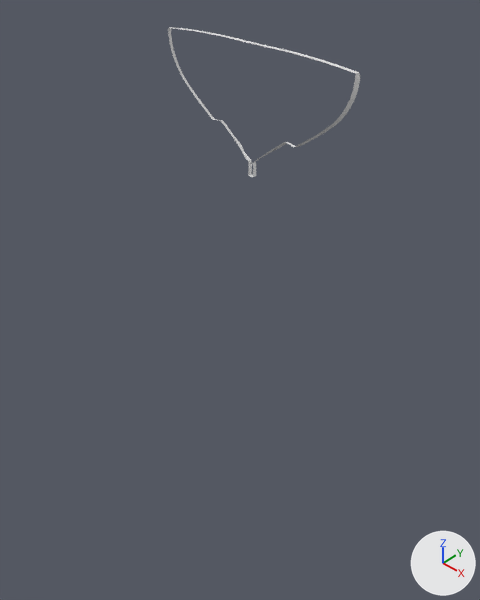
The Blender file jacinthe.blend: old version first, new version second.
Before and after are seen from a camera (50 mm lens) standing at (8.24, -7.53, 5.41) and looking at (2.02, -0.86, -0.96). The axes (+X, +Y, +Z) are drawn at lower right. The lights are the same throughout.

In view in the first picture: 'profil_coque_7'.
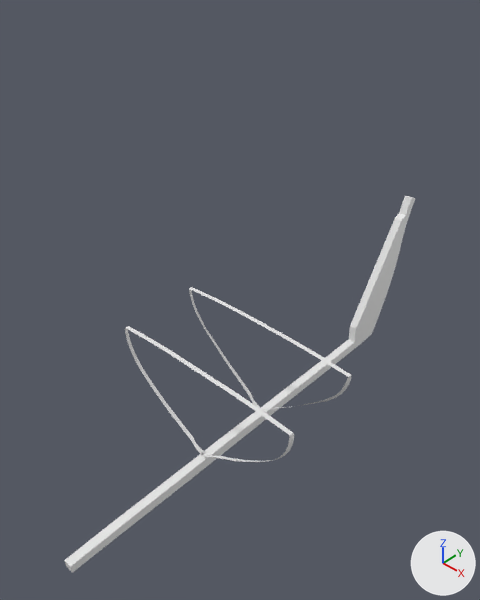
What the commit changed:
me_cylinder_005 has 78 vertices, 37 faces, 1 loose edge and spans x 0.0..1.88, y -0.98..1.15, z -1.6..1.0.
me_cylinder_005 is used by ob_profil_coque_7; location (1.39, 0.12, 1.73); rotation (1.571, 0.0, 0.0), in degrees (90, 0, 0); scale (1.0, 1.0, -0.0408).
Part 1, on me_cylinder_005:
Vertex 12 of me_cylinder_005 moves from (0.69, -0.19, -1.0) at pixel (284, 141) to (0.76, -0.3, -1.0) at pixel (234, 460).
Vertex 13 of me_cylinder_005 moves from (0.71, -0.21, 1.0) at pixel (288, 142) to (0.77, -0.31, 1.0) at pixel (238, 459).
Vertex 14 of me_cylinder_005 moves from (0.58, -0.27, -1.0) at pixel (278, 145) to (0.64, -0.37, -1.0) at pixel (228, 459).
Vertex 15 of me_cylinder_005 moves from (0.6, -0.3, 1.0) at pixel (282, 145) to (0.65, -0.39, 1.0) at pixel (232, 458).
Vertex 16 of me_cylinder_005 moves from (0.48, -0.35, -1.0) at pixel (273, 148) to (0.53, -0.43, -1.0) at pixel (224, 459).
Vertex 17 of me_cylinder_005 moves from (0.5, -0.37, 1.0) at pixel (278, 148) to (0.54, -0.45, 1.0) at pixel (228, 457).
Vertex 18 of me_cylinder_005 moves from (0.38, -0.43, -1.0) at pixel (268, 151) to (0.42, -0.5, -1.0) at pixel (219, 458).
Vertex 19 of me_cylinder_005 moves from (0.39, -0.45, 1.0) at pixel (272, 151) to (0.43, -0.52, 1.0) at pixel (223, 456).
Vertex 20 of me_cylinder_005 moves from (0.28, -0.51, -1.0) at pixel (263, 154) to (0.3, -0.57, -1.0) at pixel (214, 457).
Vertex 21 of me_cylinder_005 moves from (0.29, -0.52, 1.0) at pixel (267, 154) to (0.31, -0.58, 1.0) at pixel (218, 455).
Vertex 22 of me_cylinder_005 moves from (0.19, -0.6, 0.1) at pixel (261, 157) to (0.21, -0.63, 0.1) at pixel (212, 455).
Vertex 67 of me_cylinder_005 moves from (0.1, -0.67, -1.6) at pixel (254, 161) to (0.11, -0.68, -1.6) at pixel (205, 456).
Vertex 70 of me_cylinder_005 moves from (0.11, -0.67, 0.4) at pixel (258, 160) to (0.11, -0.68, 0.4) at pixel (209, 454).
Vertex 71 of me_cylinder_005 moves from (0.18, -0.59, -1.3) at pixel (258, 158) to (0.2, -0.62, -1.3) at pixel (210, 457).
Mesh me_cube_016 is new.
It has 90 vertices, 71 faces, 2 loose edges and spans x -1.0..1.0, y -6.5..2.5, z -1.0..20.7.
Object 'profil_coque_7' (ob_profil_coque_7) moves from (1.39, 0.12, 1.73) to (2.34, -2.11, -2.71).
Object 'profil_coque_8' (ob_profil_coque_8) moves from (-0.74, 0.12, 1.73) to (2.34, -0.63, -2.71).
Object 'profil_coque_8' (ob_profil_coque_8) is now shown.
Object 'quille' (ob_quille) is new; it shows me_cube_016.
Its location is (2.34, 1.5, -3.56).
Its scale is (0.0797, 1.0, 0.141).

Boxes (x1, y1, x2, y2) around the edits, measured in the pictures (480 x 600 px; the box of a moved part takes in the faces that stretch with it):
'quille', added: after (64, 196, 415, 573)
'profil_coque_7', reshaped, moved (12% narrower, 9% shorter): before (168, 27, 360, 177); after (125, 326, 294, 462)
'profil_coque_8', shown: after (189, 287, 352, 411)
part 1 of me_cylinder_005, moved or reshaped: before (212, 119, 295, 162); after (167, 408, 242, 461)
